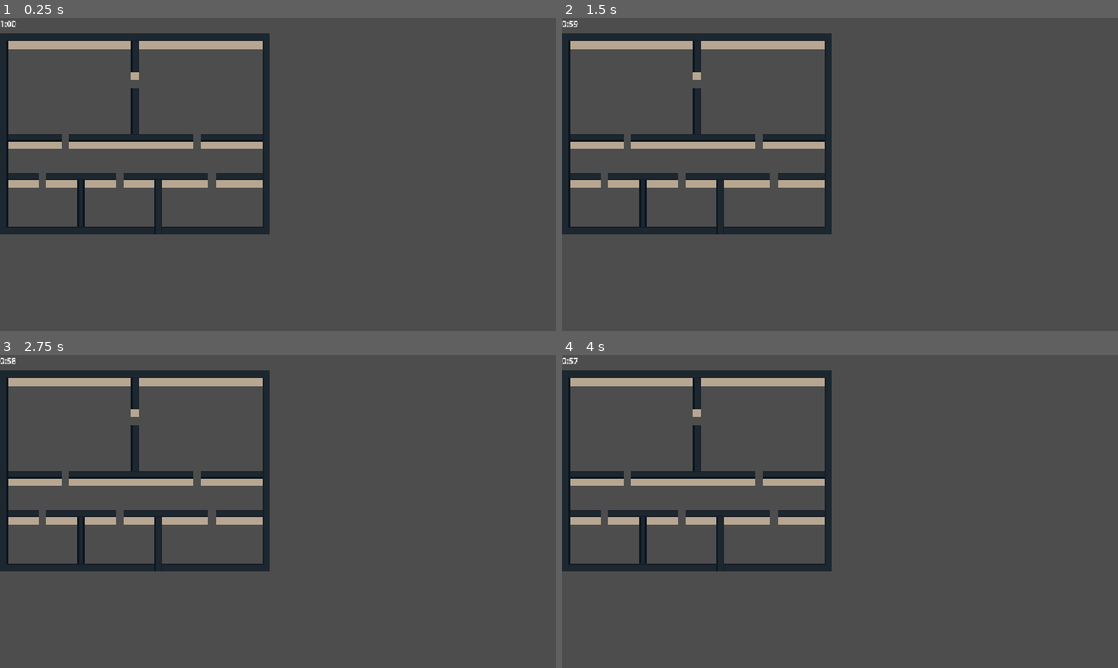
Above: before the commit, frames 1-4 (two rows, left to right).
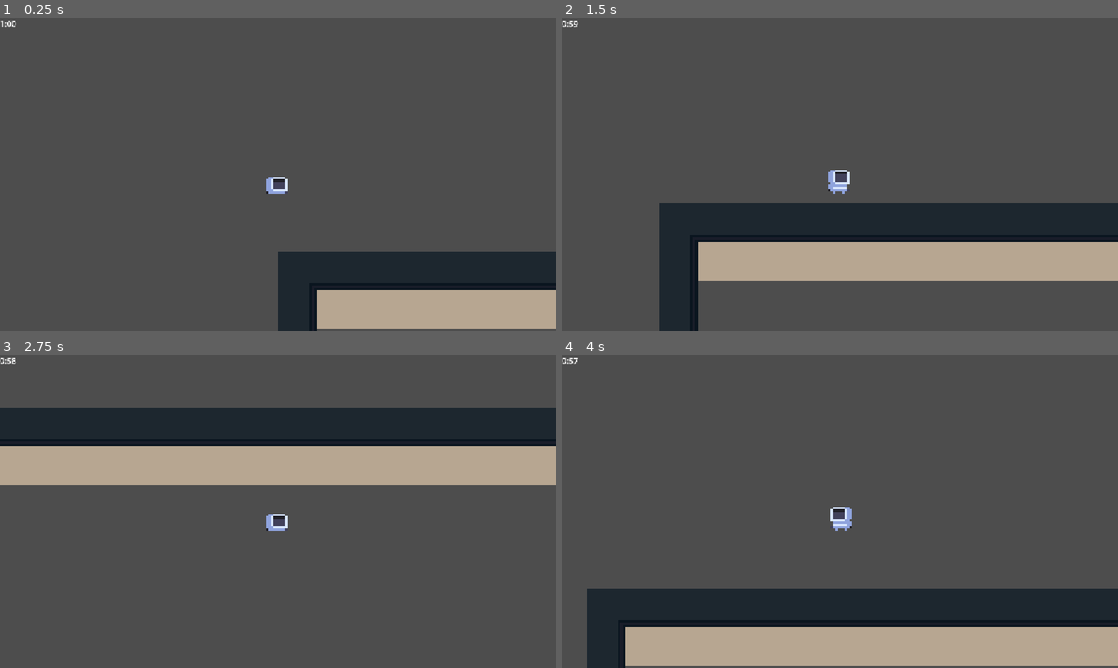
Above: after the commit, the same moments.

Repository: jyanmandac/video_game
Game: Godot game, scene res://scenes/OPF.tscn
Same seed, same stepped clock (60 frames per second), same inputs: the game is played once before the commit and once after it. This scene is started directly instead of the project's main scene.
Inputs:
- Up to frame 1 (0.25 s): no input
- Up to frame 2 (1.5 s): hold Right (ui_right) 0.53-1.28 s; hold E (interact) 0.53-1.28 s; hold Down (ui_down) from 1.28 s (still down); tap E (interact) at 1.35 s
- Up to frame 3 (2.75 s): release Down (ui_down) at 2.03 s; hold Right (ui_right) from 2.03 s (still down); hold E (interact) from 2.03 s (still down)
- Up to frame 4 (4 s): release Right (ui_right) at 2.78 s; release E (interact) at 2.78 s; hold Up (ui_up) 2.78-3.53 s; tap E (interact) at 2.85 s; hold Left (ui_left) from 3.53 s (still down); hold E (interact) from 3.53 s (still down)

The runs differ from the first frame. In frame 1, 22% of the frame differs, in the area x 0-100%, y 4-100%; in frame 2, 30%; in frame 3, 31%; in frame 4, 34%.

Commit message:
jyan: functioning doors at all 5 rooms

Diff:
--- a/scenes/OPF.tscn
+++ b/scenes/OPF.tscn
@@ -4,6 +4,8 @@
 [ext_resource type="Texture2D" uid="uid://cvfibkojlif4d" path="res://assets/New Piskel-2.png.png" id="2_e3q2n"]
 [ext_resource type="Texture2D" uid="uid://dp676hoa01aey" path="res://assets/New Piskel-6.png.png" id="3_oanri"]
 [ext_resource type="Texture2D" uid="uid://5jc3nt1sal68" path="res://assets/New Piskel-4.png.png" id="4_ahvk7"]
+[ext_resource type="Script" uid="uid://c6lk80rrexd8x" path="res://scripts/door.gd" id="5_e3q2n"]
+[ext_resource type="PackedScene" uid="uid://c3gr0clqlfton" path="res://scenes/player.tscn" id="6_oanri"]
 
 [sub_resource type="TileSetAtlasSource" id="TileSetAtlasSource_44wfx"]
 texture = ExtResource("1_wd55v")
@@ -57,12 +59,29 @@
 [sub_resource type="TileSet" id="TileSet_q4lci"]
 sources/2 = SubResource("TileSetAtlasSource_572mu")
 
+[sub_resource type="RectangleShape2D" id="RectangleShape2D_2slhv"]
+size = Vector2(16, 16)
+
 [node name="Node2D" type="Node2D" unique_id=868194965]
 
 [node name="ext_wall" type="TileMapLayer" parent="." unique_id=1243633653]
-tile_map_data = PackedByteArray("AAAAAAIAAgAAAAAAAAABAAIAAAA …(1216 unchanged characters)… CAAAAAAAPABsAAAACAAAAAAAOABsAAAACAAAAAAANABsAAAACAAAAAAAMABsAAAACAAAAAAALABsAAAACAAAAAAAKABsAAAA …(1883 unchanged characters)…
+tile_map_data = PackedByteArray("AAAAAAIAAgAAAAAAAAABAAIAAAA …(1216 unchanged characters)… CAAAAAAAPABsAAAACAAAAAAAOABsAAAACAAAAAAAMABsAAAACAAAAAAALABsAAAACAAAAAAAKABsAAAA …(1883 unchanged characters)…
 tile_set = SubResource("TileSet_14cdr")
 
 [node name="int_wall" type="TileMapLayer" parent="." unique_id=1133998771]
 tile_map_data = PackedByteArray("AAABAAMAAgABAAEAAAACAAMAAgABAAEAAAADAAMAAgABAAEAAAAEAAMAAgABAAEAAAAFAAMAAgABAAEAAAAGAA …(1392 unchanged characters)…
 tile_set = SubResource("TileSet_q4lci")
+
+[node name="FromOutOPF" type="Marker2D" parent="." unique_id=1791060063]
+position = Vector2(216, 416)
+
+[node name="ExitOPF" type="Area2D" parent="." unique_id=1072347526]
+position = Vector2(216, 440)
+script = ExtResource("5_e3q2n")
+target_scene = "uid://d08dfmg81d3pk"
+target_spawn_name = "FromInOPF"
+
+[node name="CollisionShape2D" type="CollisionShape2D" parent="ExitOPF" unique_id=971810223]
+shape = SubResource("RectangleShape2D_2slhv")
+
+[node name="CharacterBody2D" parent="." unique_id=98231429 instance=ExtResource("6_oanri")]
--- a/scenes/SSPF.tscn
+++ b/scenes/SSPF.tscn
@@ -4,6 +4,8 @@
 [ext_resource type="Texture2D" uid="uid://cvfibkojlif4d" path="res://assets/New Piskel-2.png.png" id="2_i5y51"]
 [ext_resource type="Texture2D" uid="uid://dp676hoa01aey" path="res://assets/New Piskel-6.png.png" id="3_xxgrh"]
 [ext_resource type="Texture2D" uid="uid://5jc3nt1sal68" path="res://assets/New Piskel-4.png.png" id="4_1v0ov"]
+[ext_resource type="Script" uid="uid://c6lk80rrexd8x" path="res://scripts/door.gd" id="5_i5y51"]
+[ext_resource type="PackedScene" uid="uid://c3gr0clqlfton" path="res://scenes/player.tscn" id="6_xxgrh"]
 
 [sub_resource type="TileSetAtlasSource" id="TileSetAtlasSource_cby1o"]
 texture = ExtResource("1_14h02")
@@ -64,10 +66,13 @@
 [sub_resource type="TileSet" id="TileSet_ugcl7"]
 sources/0 = SubResource("TileSetAtlasSource_pe1xd")
 
+[sub_resource type="RectangleShape2D" id="RectangleShape2D_2slhv"]
+size = Vector2(16, 16)
+
 [node name="Node2D" type="Node2D" unique_id=1130251102]
 
 [node name="ext_wall" type="TileMapLayer" parent="." unique_id=1369457754]
-tile_map_data = PackedByteArray("AAAAAAAAAgAAAAAAAAABAAAAAAA …(675 unchanged characters)… EAAAAgAAwAAAAAAAEAAAAgAA0AAAAAAAEAAAAgAA4AAAAAAAEAAAAgAA8AAAAAAAEAAAAgABAAAAAAAAEAAAAgABEAAAABAA …(2312 unchanged characters)…
+tile_map_data = PackedByteArray("AAAAAAAAAgAAAAAAAAABAAAAAAA …(675 unchanged characters)… EAAAAgAAwAAAAAAAEAAAAgAA0AAAAAAAEAAAAgAA8AAAAAAAEAAAAgABAAAAAAAAEAAAAgABEAAAABAA …(2312 unchanged characters)…
 tile_set = SubResource("TileSet_14cdr")
 
 [node name="int_wall" type="TileMapLayer" parent="." unique_id=399791995]
@@ -77,3 +82,17 @@
 [node name="floor" type="TileMapLayer" parent="." unique_id=245836014]
 rotation = 0.07435227
 tile_set = SubResource("TileSet_ugcl7")
+
+[node name="FromOutSSPF" type="Marker2D" parent="." unique_id=1710397448]
+position = Vector2(504, 232)
+
+[node name="ExitSSPF" type="Area2D" parent="." unique_id=653664807]
+position = Vector2(520, 232)
+script = ExtResource("5_i5y51")
+target_scene = "uid://d08dfmg81d3pk"
+target_spawn_name = "OutSSPF"
+
+[node name="CollisionShape2D" type="CollisionShape2D" parent="ExitSSPF" unique_id=166354445]
+shape = SubResource("RectangleShape2D_2slhv")
+
+[node name="CharacterBody2D" parent="." unique_id=98231429 instance=ExtResource("6_xxgrh")]
--- a/scenes/ksc_map.tscn
+++ b/scenes/ksc_map.tscn
@@ -119,17 +119,25 @@
 position = Vector2(592, 560)
 script = ExtResource("4_xilxc")
 target_scene = "uid://bgvehcbuwc4ub"
-target_spawn_name = "FromOutO&C"
+target_spawn_name = "FromOutSSPF"
 
 [node name="CollisionShape2D" type="CollisionShape2D" parent="DoorToSSPF" unique_id=2068106871]
 shape = SubResource("RectangleShape2D_2slhv")
 
+[node name="OutSSPF" type="Marker2D" parent="." unique_id=314587262]
+position = Vector2(608, 560)
+
 [node name="DoorToOPF" type="Area2D" parent="." unique_id=1862458841]
 position = Vector2(784, 312)
 script = ExtResource("4_xilxc")
+target_scene = "uid://dy5ftmmadf8fc"
+target_spawn_name = "FromOutOPF"
 
 [node name="CollisionShape2D" type="CollisionShape2D" parent="DoorToOPF" unique_id=1887107207]
 shape = SubResource("RectangleShape2D_2slhv")
+
+[node name="FromInOPF" type="Marker2D" parent="." unique_id=135119218]
+position = Vector2(784, 328)
 
 [node name="DoorIntoVAB" type="Area2D" parent="." unique_id=1986775239]
 position = Vector2(832, 432)
